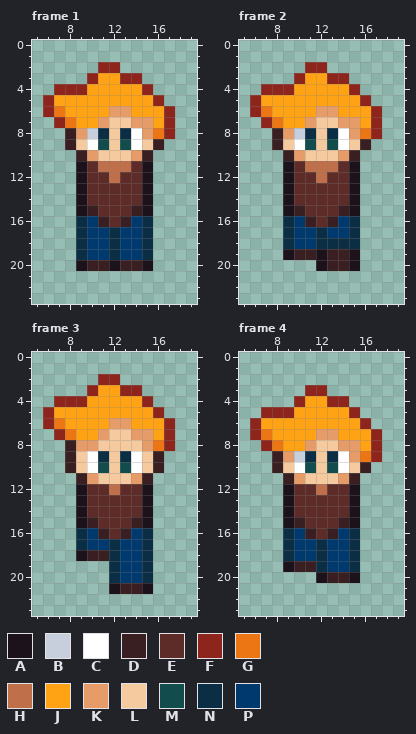
File history of a pixel-art file, entities/player/player_sprite.ase. The first picture shows the starting point.
24x24 pixels, 28 frames. Shown: frame 1: x 5..19, y 0..23; frame 2: x 5..19, y 0..23; frame 3: x 5..19, y 0..23; frame 4: x 5..19, y 0..23. The old version is drawn lined up with the new one. The commit also changed other frames, which this record leaves out.
Visible layers, top first: "hair", "backpack", "body".
Palette (. is transparent): A #1c121c  B #c7cfdd  C #ffffff  D #391f21  E #5d2c28  F #8e251d  G #ed7614  H #bf6f4a  J #ffa214  K #e69c69  L #f6ca9f  M #134c4c  N #0c2e44  P #00396d
Pixels before, frame 1, first column x 6:
 2 .....FF.....
 3 ....FJJFF...
 4 .FFFJJJJJF..
 5 FJJJJJJJJJF.
 6 FGJJJJKKJJJF
 7 .FGJJKLLKKJF
 8 ..DKBNLNCKGF
 9 ..DLCMLMCLD.
10 ...DKLLLKD..
11 ...AEHHHEA..
12 ...AEEHEEA..
13 ...AEEEEEA..
14 ...AEEEEEA..
15 ...ADEEEDA..
16 ...NPDEDPN..
17 ...NPPNPPN..
18 ...NPPNPPN..
19 ...NPPNPPN..
20 ...ADDADDA..
Pixels before, frame 2, first column x 6:
 2 .....FF.....
 3 ....FJJFF...
 4 .FFFJJJJJF..
 5 FJJJJJJJJJF.
 6 FGJJJJKKJJJF
 7 .FGJJKLLKKJF
 8 ..DKBNLNCKGF
 9 ..DLCMLMCLD.
10 ...DKLLLKD..
11 ...AEHHHEA..
12 ...AEEHEEA..
13 ...AEEEEEA..
14 ...AEEEEEA..
15 ...ADEEEDA..
16 ...NPDEDPN..
17 ...NPPNPPN..
18 ...NPPNNNN..
19 ...ADDADDA..
20 ......ADDA..
Pixels before, frame 3, first column x 6:
 2 .....FF.....
 3 ....FJJFF...
 4 .FFFJJJJJF..
 5 FJJJJJJJJJF.
 6 FGJJJJKKJJJF
 7 .FGJJKLLKKJF
 8 ..DKKLLLLKGF
 9 ..DLCNLNCLD.
10 ..DLCMLMCLD.
11 ...DKLLLKD..
12 ...AEEHEEA..
13 ...AEEEEEA..
14 ...AEEEEEA..
15 ...ADEEEDA..
16 ...NPDEDPN..
17 ...NPPNPPN..
18 ...ADDNPPN..
19 ......NPPN..
20 ......NPPN..
21 ......ADDA..
Pixels before, frame 4, first column x 6:
 3 .....FF.....
 4 ....FJJFF...
 5 .FFFJJJJJF..
 6 FJJJJJJJJJF.
 7 FGJJJJKKJJJF
 8 .FGJJKLLKKJF
 9 ..DKBNLNCKGF
10 ..DLCMLMCLD.
11 ...DKLLLKD..
12 ...AEEHEEA..
13 ...AEEEEEA..
14 ...AEEEEEA..
15 ...ADEEEDA..
16 ...NPDEDPN..
17 ...NPPNPPN..
18 ...NPPNPPN..
19 ...ADDNPPN..
20 ......ADDA..
Once edited:
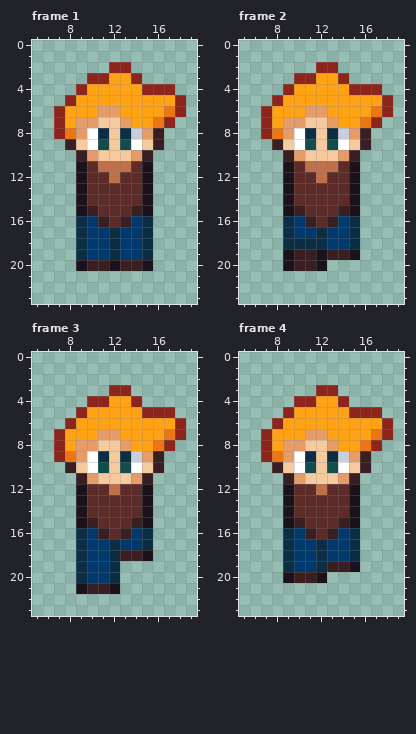
Edits made:
whole drawing moved by +1,+0 (the old picture is shown already moved)
Changed rows in their new state; - is an unchanged pixel.
Frame 1:
first column x 6:
 2 -----.-F-----
 3 -----F-J-----
 4 -..-------FF-
 5 ..F-------JJF
 6 .F---K-J---GF
 7 --JKKL-KJJG--
 8 -FG-C---B-D.-
Frame 2:
first column x 6:
 2 -----.-F-----
 3 -----F-J-----
 4 -..-------FF-
 5 ..F-------JJF
 6 .F---K-J---GF
 7 --JKKL-KJJG--
 8 -FG-C---B-D.-
first column x 9:
18 -NN-PP-
20 ADD-...
Frame 3:
first column x 6:
 2 -----..------
 3 ----..F-.----
 4 -...FF--F.---
 5 ...F-----F-F-
 6 ..F---JJ---JF
 7 --J---KJJJ-GF
 8 -FJ----KJJ---
 9 -FGK----BK---
first column x 9:
18 NPP-DDA
19 NPP-...
20 NPP-...
21 ADD-...
Frame 4:
first column x 6:
 3 -----.-F-----
 4 -----F-J-----
 5 -..-------FF-
 6 ..F-------JJF
 7 .F---K-J---GF
 8 --JKKL-KJJG--
 9 -FG-C---B-D.-
first column x 9:
19 NPP-DDA
20 ADD-...
Pixel boxes of the changes (left, top, right, bottom) in both pictures:
changed: (43, 62, 186, 139)
changed: (250, 62, 393, 139)
changed: (283, 238, 360, 271)
changed: (43, 374, 186, 462)
changed: (76, 550, 153, 594)
changed: (250, 385, 393, 462)
changed: (283, 561, 360, 583)
